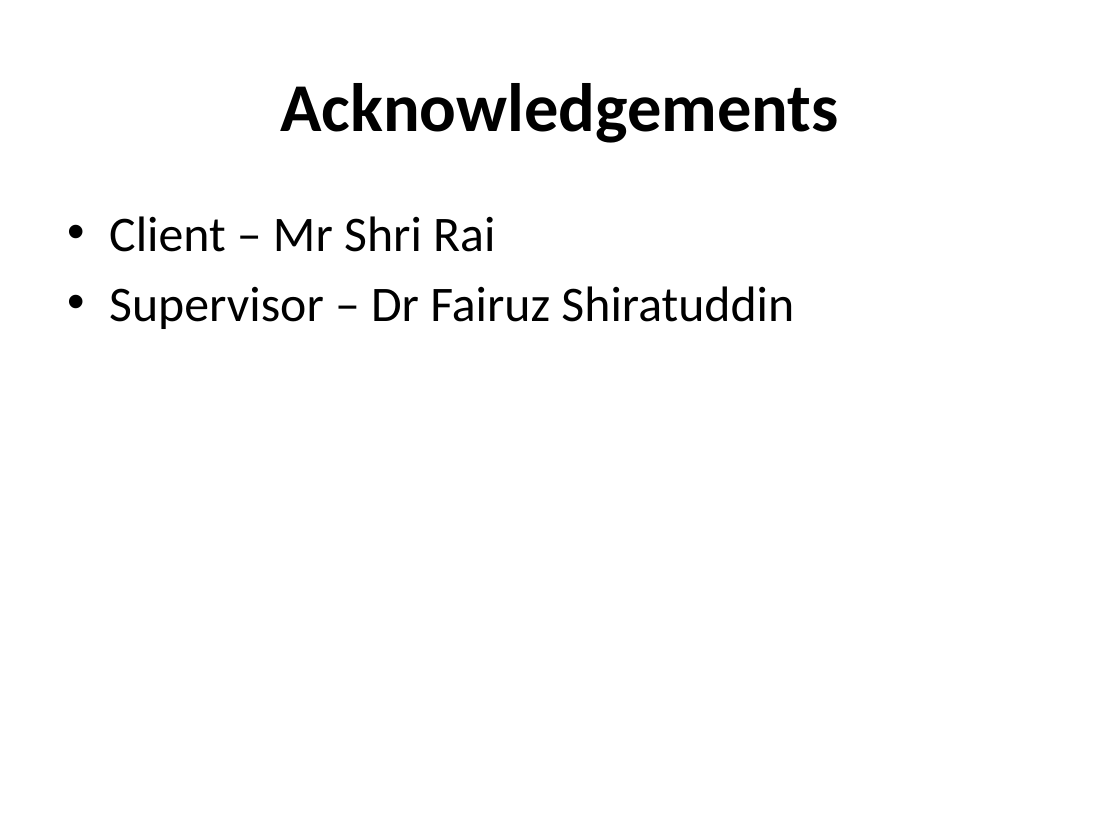
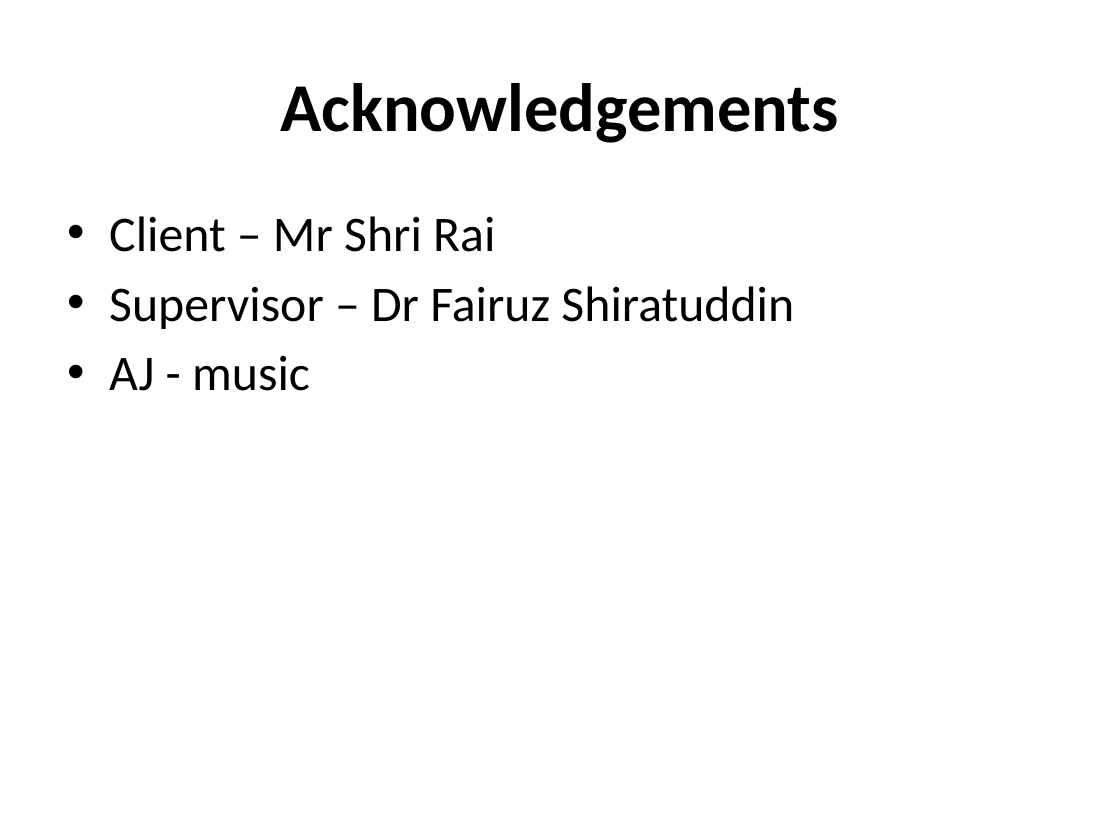
Before and after one commit to Hankli/VirtualEnvironments-Project, a slide deck: slide 12 of Documents/Presentations/Final Presentation.pptx. Drawn at 1120x840 pixels with LibreOffice and Linux fonts; fonts in the diff are those of the drawing; background and template pictures are left out. Boxes give left, top, right and bottom in pixels: in the first picture for what was removed or moved away, otherwise in the second. Text is boxed around its words. In the diff, an @@ line names an element or a change of style, - is before the commit and + after.

```diff
--- a/Documents/Presentations/Final Presentation.pptx
+++ b/Documents/Presentations/Final Presentation.pptx
@@ text at <box>109,355,310,391</box>: paragraph added @@
+• AJ - music
```
Also in this commit, not shown: 7 other slides changed.
